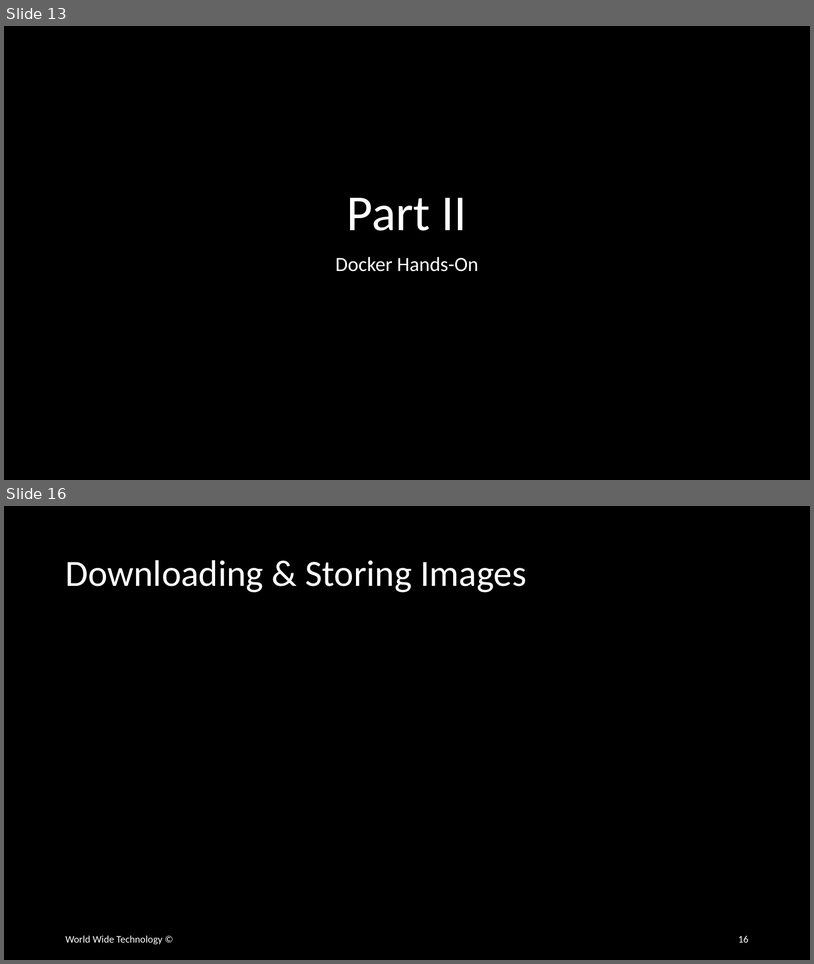
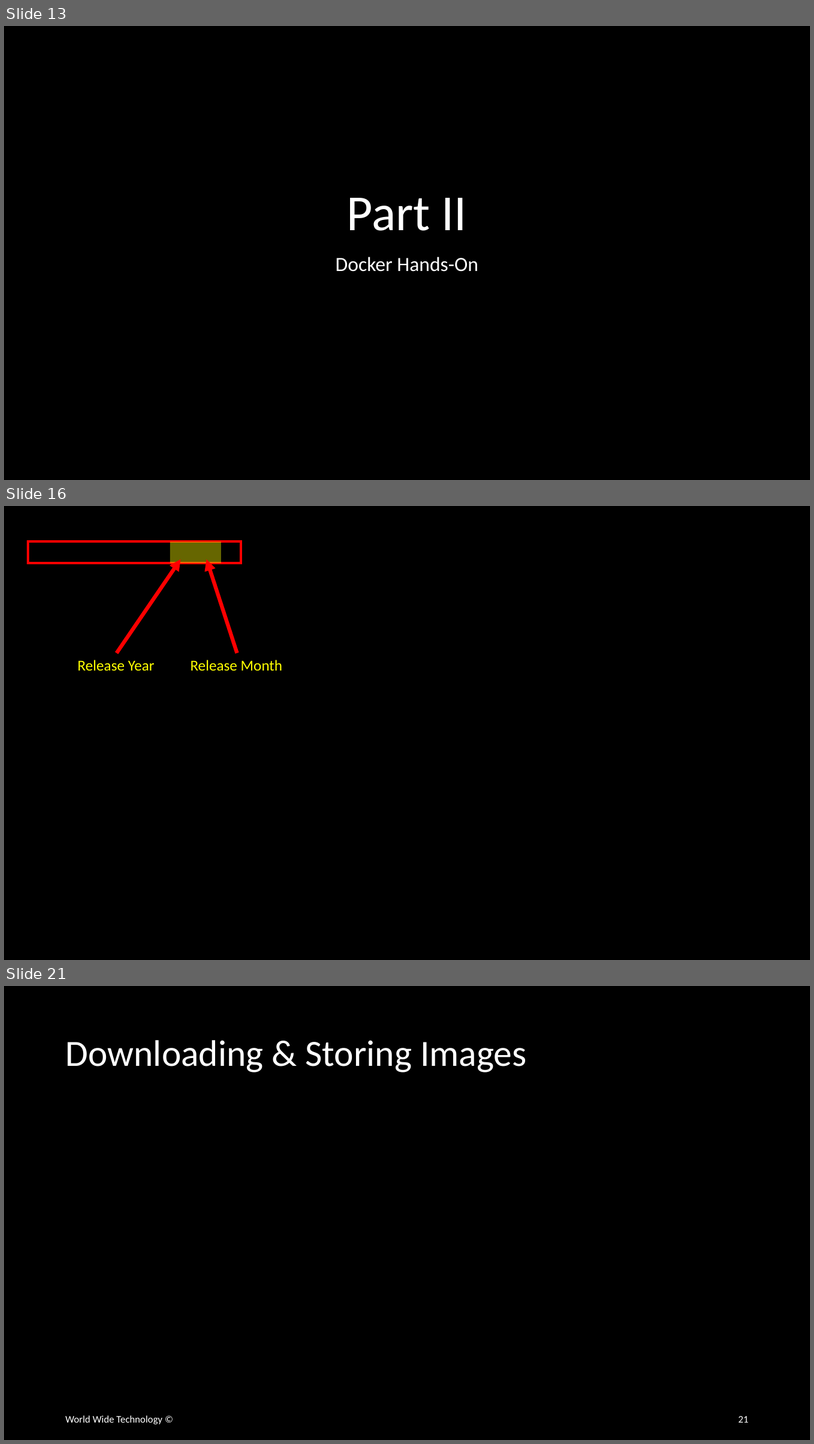
Before and after one commit to wwt/docker-foundations, a slide deck: docker-foundations.pptx. Shown one above the other, each under a label of ours: slides 13 and 16 before the commit, slides 13, 16 and 21 after it; the slides between them are not shown. The pictures are 814x964 and 814x1444 pixels, drawn with LibreOffice and Linux fonts; fonts in the diff are those of the drawing; background and template pictures are left out. Boxes give left, top, right and bottom in pixels: in the first picture for what was removed or moved away, otherwise in the second. Text is boxed around its words. In the diff, an @@ line names an element or a change of style, - is before the commit and + after.

```diff
--- a/docker-foundations.pptx
+++ b/docker-foundations.pptx
@@ slide 16 added at <box>4,506,810,960</box>, background picture (left out) @@
@@ rectangle added at <box>28,541,241,563</box>, outline #FF0000 3 pt @@
@@ rectangle added at <box>170,541,222,563</box>, fill #FFFF00 at 40% opacity @@
@@ arrow added from (117, 653) to (180, 559), #FF0000 4.5 pt @@
@@ arrow added from (237, 653) to (207, 559), #FF0000 4.5 pt @@
@@ text added at <box>78,660,155,671</box>, 18 pt, text #FFFF00 @@
+Release Year
@@ text added at <box>191,660,282,671</box>, 18 pt, text #FFFF00 @@
+Release Month
@@ what was slide 16 is now slide 21 @@
@@ page number at <box>738,1416,749,1422</box>: text changed @@
-16
+21
```
Also in this commit, not shown: 2 slides changed, 4 other slides added.
